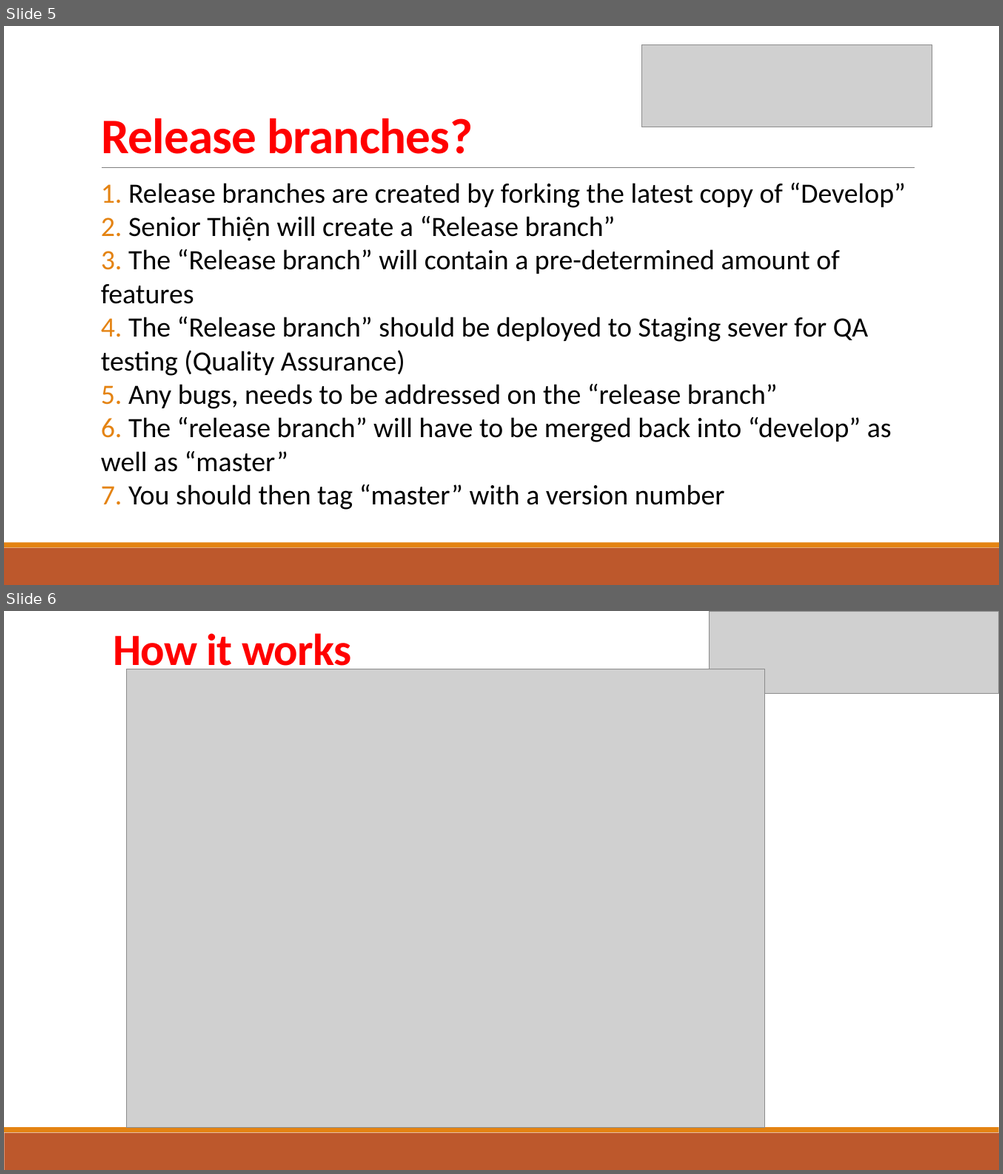
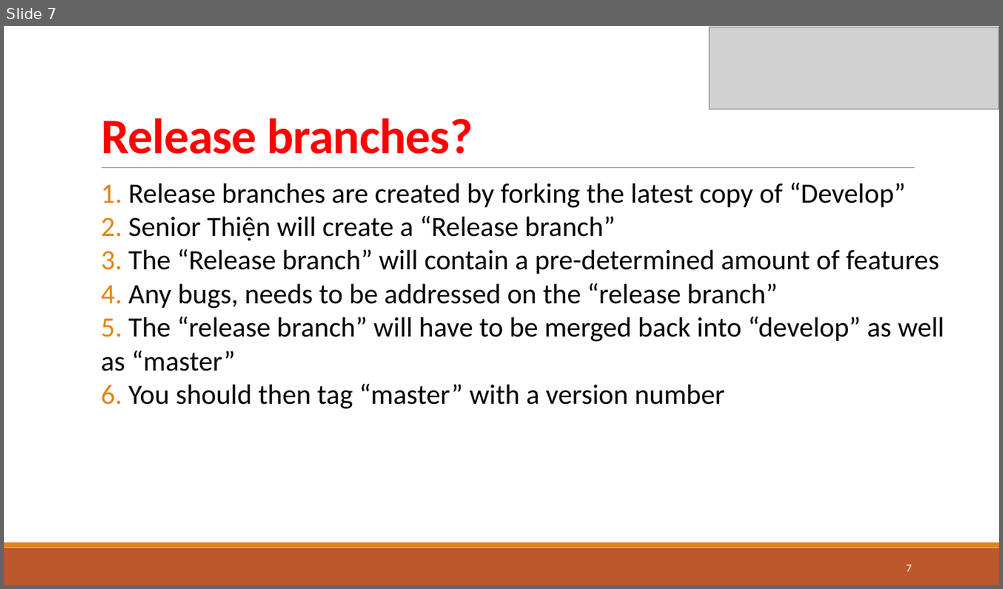
Before and after one commit to TrinhDinhPhuc/DEVNet, a slide deck: Git/How to use Git Flow.pptx. Shown one above the other, each under a label of ours: slides 5 and 6 before the commit, slide 7 after it. The pictures are 1003x1174 and 1003x589 pixels, drawn with LibreOffice and Linux fonts; fonts in the diff are those of the drawing; grey boxes stand for pictures. Boxes give left, top, right and bottom in pixels: in the first picture for what was removed or moved away, otherwise in the second. Text is boxed around its words. In the diff, an @@ line names an element or a change of style, - is before the commit and + after.

```diff
--- a/Git/How to use Git Flow.pptx
+++ b/Git/How to use Git Flow.pptx
@@ slide 6 removed at (4,611,999,1170), background #FFFFFF; not listed: 2 template elements that a slide beside it also shows @@
@@ picture removed at (709,611,999,694) @@
@@ title removed at (113,633,351,676) @@
-How it works
@@ picture removed at (126,669,764,1128) @@
@@ what was slide 5 is now slide 7 @@
@@ slide 7 changed as well @@
@@ picture: place and size @@
-picture at (642,44,932,127)
+picture at (709,27,999,110)
@@ text at (101,284,944,409): text changed @@
-4. The “Release branch” should be deployed to Staging sever for QA testing (Quality Assurance)
-5. Any bugs, needs to be addressed on the “release branch”
-6. The “release branch” will have to be merged back into “develop” as well as “master”
-7. You should then tag “master” with a version number
+4. Any bugs, needs to be addressed on the “release branch”
+5. The “release branch” will have to be merged back into “develop” as well as “master”
+6. You should then tag “master” with a version number
@@ page number added at (906,565,911,572), 10.5 pt, text #FFFFFF @@
+7
```
Also in this commit, not shown: 4 other slides changed, 6 slides added, 3 other slides removed, 11 other files.
